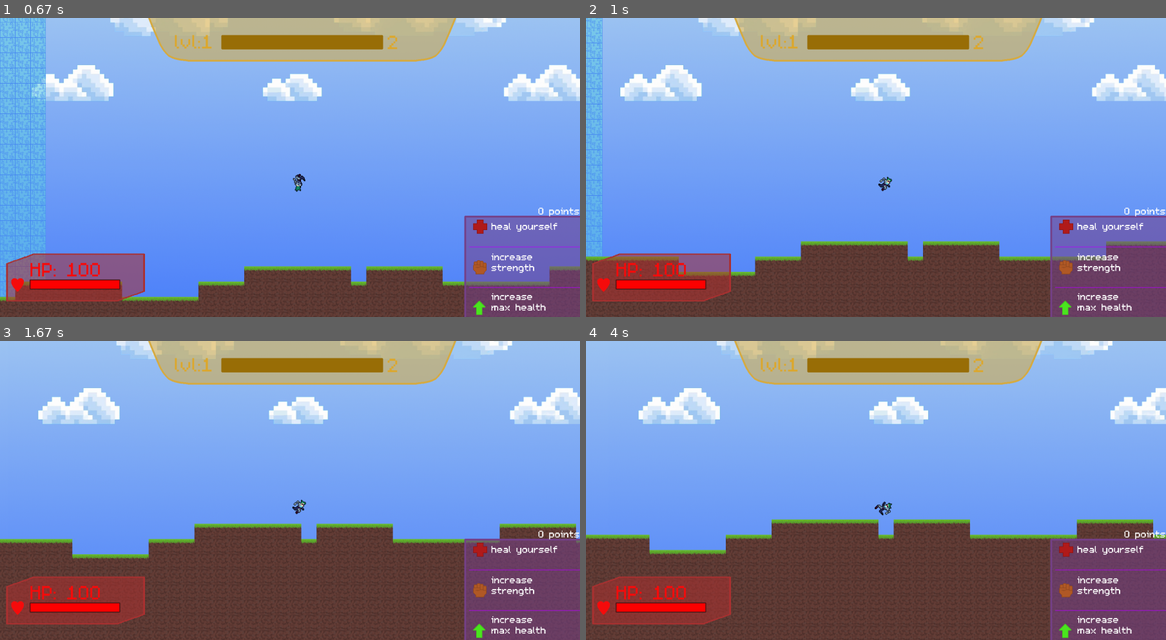
Above: before the commit, frames 1-4 (two rows, left to right).
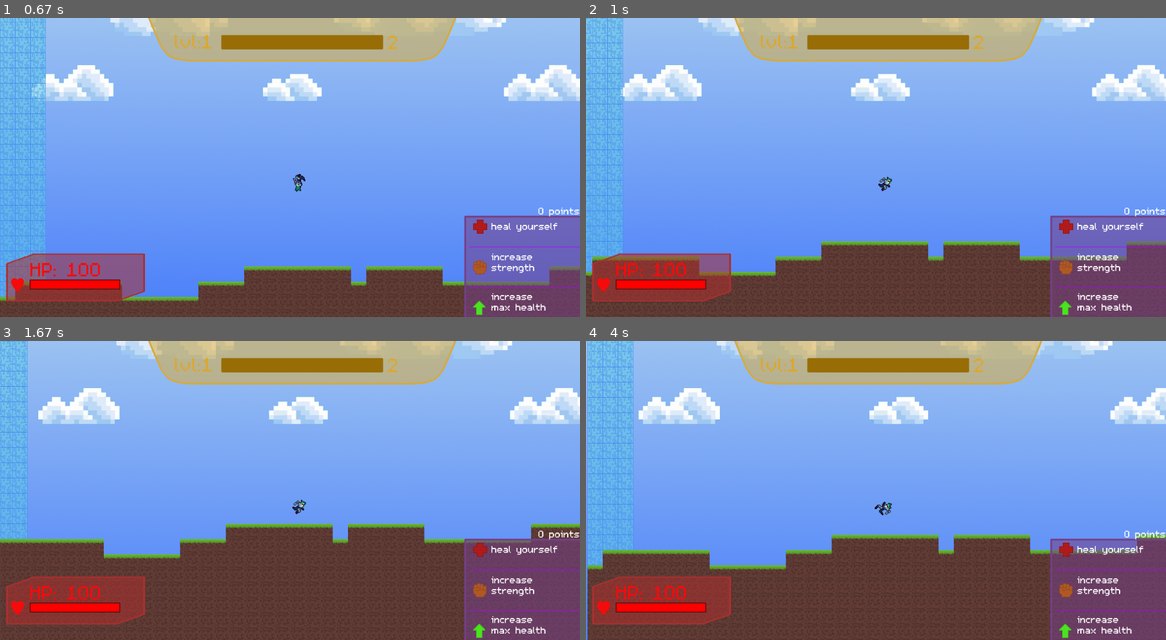
Above: after the commit, the same moments.

Repository: TheLost30/Matrica_Pygame_project
Game: pygame game, started from main.py
The game is run twice, just before and just after one commit, with the same random seed, the same clock (stepped at 60 frames per second) and the same inputs.
Inputs (mouse positions are in pixels of both pictures, inside the frame that each line leads up to):
- Up to frame 1 (0.67 s): click "Start" at 0.38 s
- Up to frame 2 (1 s): hold Right from 0.67 s (still down); move the mouse to (852, 179) at 0.7 s
- Up to frame 3 (1.67 s): release Right at 1.13 s; tap A at 1.17 s; hold Up from 1.5 s (still down)
- Up to frame 4 (4 s): release Up at 1.8 s; hold Right 1.83-2.3 s; hold Left 2.33-2.87 s; hold Down 2.9-3.2 s; hold Left 3.23-3.63 s; hold Up from 3.67 s (still down)

Frame 1 is identical in both runs. In frame 2, 3.9% of the frame differs, in the area x 0-100%, y 0-87%; in frame 3, 4.5%; in frame 4, 10%, in the area x 0-100%, y 0-100%.

Commit message:
Changed caption

Diff:
--- a/main.py
+++ b/main.py
@@ -83,20 +83,6 @@
                 for i in rect:
                     if -5 <= enemy.screen_rect.top - self.rect_list[i].bottom <= 0:
                         return 1
-            case 'left':
-                rect = enemy.screen_rect.collidelistall(self.rect_list)
-                if not rect:
-                    return 0
-                for i in rect:
-                    if -4 <= enemy.screen_rect.left - self.rect_list[i].right <= 0:
-                        return 1
-            case 'right':
-                rect = enemy.screen_rect.collidelistall(self.rect_list)
-                if not rect:
-                    return 0
-                for i in rect:
-                    if 4 >= enemy.screen_rect.right - self.rect_list[i].left >= 0:
-                        return 1
             case 'bottom' | 'in_bottom':
                 rect = enemy.screen_rect.collidelistall(self.rect_list)
                 if not rect:
@@ -124,12 +110,12 @@
             if left:
                 self.horisontal_speed = 0
             else:
-                self.horisontal_speed -= 1.25 if self.horisontal_speed > -5 else 0
+                self.horisontal_speed -= 0.25 if self.horisontal_speed > -2 else 0
         if self.right_pressed:
             if right:
                 self.horisontal_speed = 0
             else:
-                self.horisontal_speed += 1.25 if self.horisontal_speed < 5 else 0
+                self.horisontal_speed += 0.25 if self.horisontal_speed < 2 else 0
 
         if bottom:
             if self.up_pressed:
@@ -146,7 +132,7 @@
         self.rect_list = []
         for y in range(len(self.map_matrix)):
             for x in range(len(self.map_matrix[y])):
-                if self.map_matrix[y][x] != ' ' and self.map_matrix[y][x] != 'P':
+                if self.map_matrix[y][x] != ' ':
                     self.rect_list.append(pygame.Rect(x * 50 - self.pos_x, y * 50 - self.pos_y, 50, 50))
                     if self.map_matrix[y][x] == '-':
                         screen.blit(self.top_block_image, self.rect_list[-1])
@@ -179,8 +165,6 @@
                 k = max_level
             if randint(0, 20) == 1 and not player_placed:
                 player_placed = True
-                sp[k - 1][i] = 'P'
-                self.spawn_point = [(k - 1) * 50, i * 50]
             sp[k][i] = '-'
             for j in range(k + 1, len(sp)):
                 sp[j][i] = '█'
@@ -693,6 +677,7 @@
 
 
 if __name__ == '__main__':
+    pygame.display.set_caption('Matrica')
     with open('Data/Data.json') as data_file:
         data = json.load(data_file)
     clock = pygame.time.Clock()
